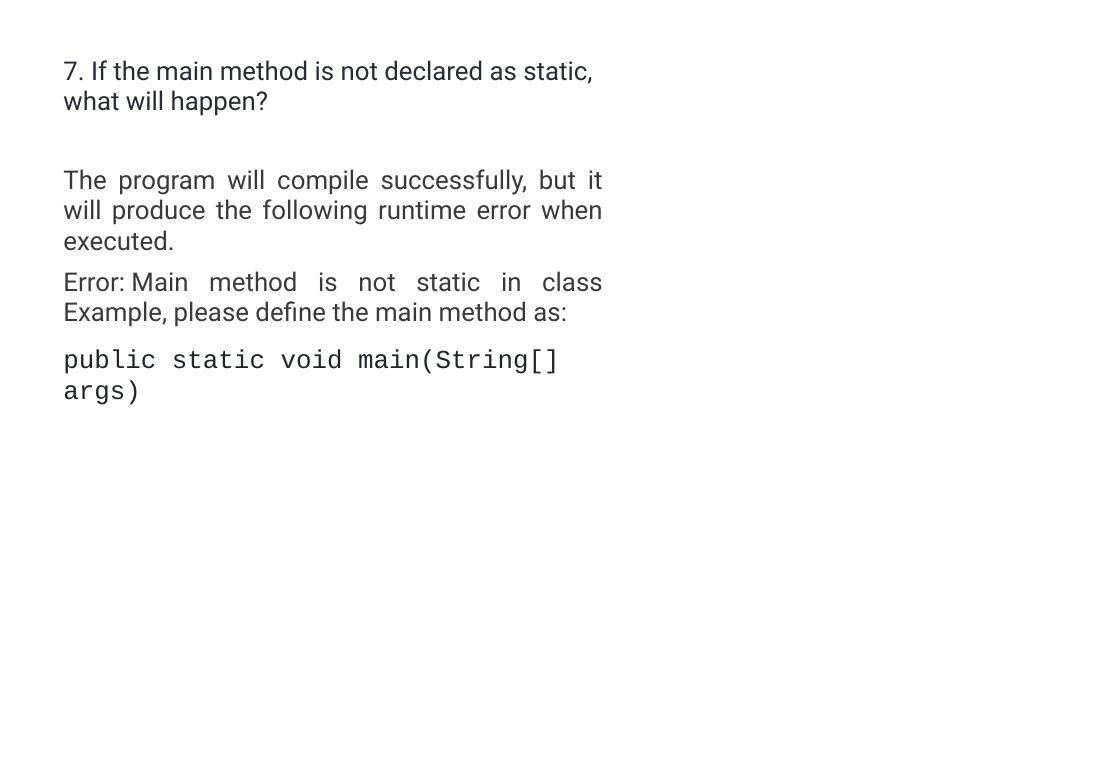
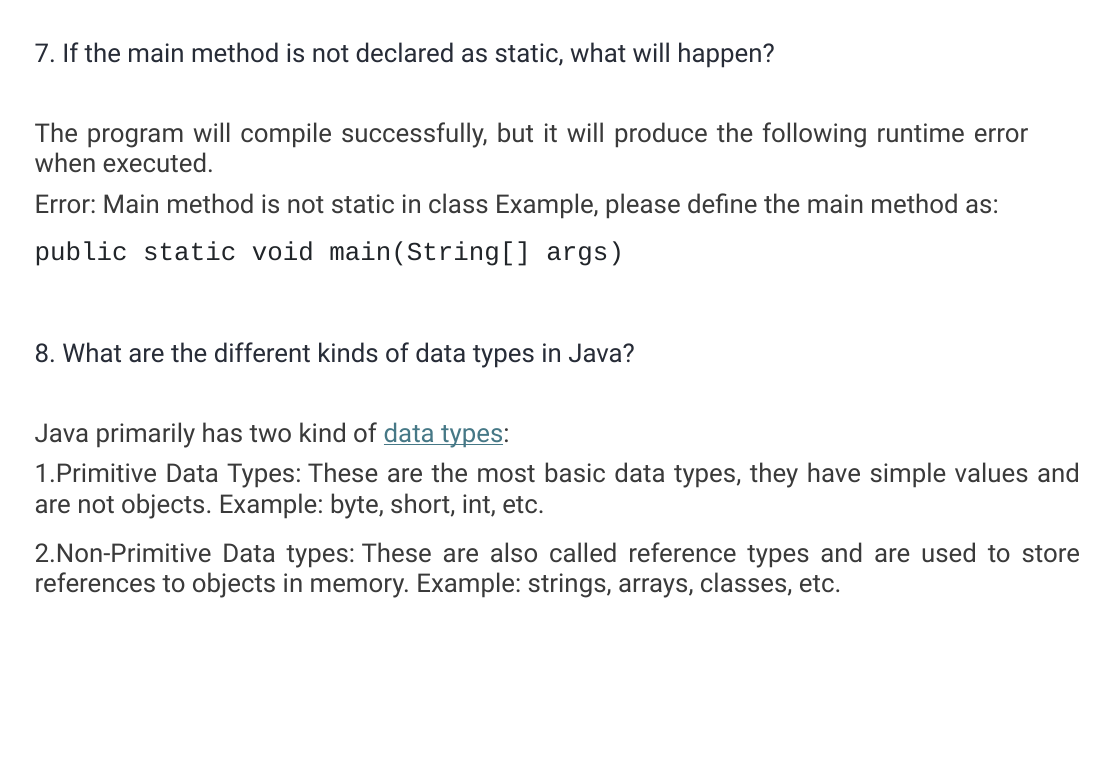
Before and after one commit to umalavanya/FullStackDevelopement_JavaSpring_SQL_ReactProjects, a slide deck: slide 6 of UmaTeachingMaterial/Java/Java-Interview-QA-Intellipaat.pptx. Drawn at 1120x775 pixels with LibreOffice and Linux fonts; fonts in the diff are those of the drawing. Boxes give left, top, right and bottom in pixels: in the first picture for what was removed or moved away, otherwise in the second. Text is boxed around its words. In the diff, an @@ line names an element or a change of style, - is before the commit and + after.

Commit message:
practicing java

```diff
--- a/UmaTeachingMaterial/Java/Java-Interview-QA-Intellipaat.pptx
+++ b/UmaTeachingMaterial/Java/Java-Interview-QA-Intellipaat.pptx
@@ text "7. If the main method ..." rewrapped from [63, 60, 603, 405] to [35, 42, 1028, 266] @@
@@ text added at [35, 342, 1081, 598], 18 pt, text #3A3A3A @@
+8. What are the different kinds of data types in Java?
+Java primarily has two kind of data types:
+1. Primitive Data Types: These are the most basic data types, they have simple values and are not objects. Example: byte, short, int, etc.
+2. Non-Primitive Data types: These are also called reference types and are used to store references to objects in memory. Example: strings, arrays, classes, etc.
```
Also in this commit, not shown: 20 other slides changed, 3 other files.
